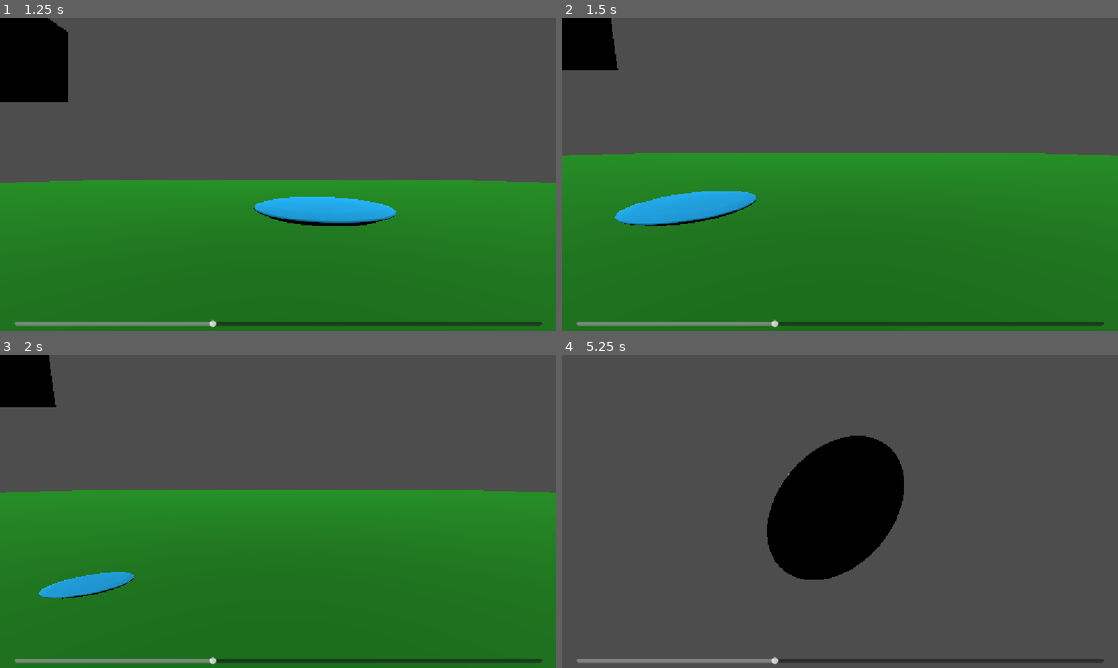
Above: before the commit, frames 1-4 (two rows, left to right).
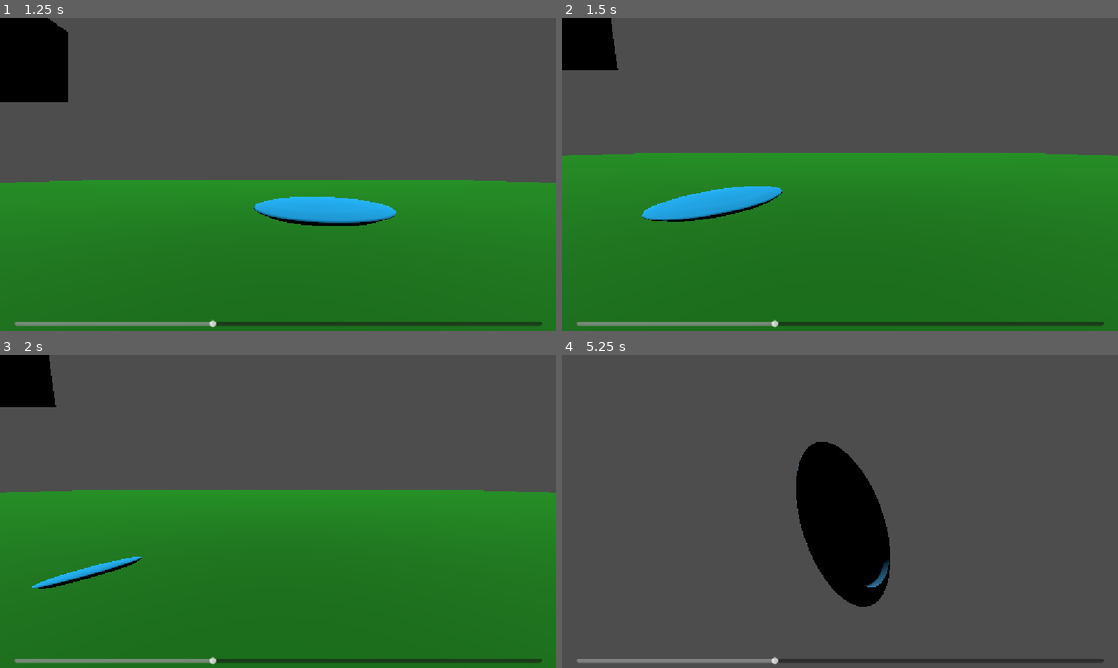
Above: after the commit, the same moments.

Repository: PastarDev/godot-disc-golf
Game: Godot game, scene res://main.tscn
Same seed, same stepped clock (60 frames per second), same inputs: the game is played once before the commit and once after it.
Inputs (mouse positions are in pixels of both pictures, inside the frame that each line leads up to):
- Up to frame 1 (1.25 s): tap Enter at 0.5 s; move the mouse to (400, 158) at 0.52 s; press the mouse at (400, 158) at 0.53 s
- Up to frame 2 (1.5 s): tap Space at 1.25 s; move the mouse to (728, 190) at 1.27 s; release the mouse at (728, 190) at 1.28 s; tap S (cam_down) at 1.35 s
- Up to frame 3 (2 s): click (166, 527) at 1.55 s
- Up to frame 4 (5.25 s): move the mouse to (895, 442) at 2.02 s; hold A (cam_left) 2.03-2.78 s; click (895, 442) at 2.3 s; move the mouse to (812, 574) at 2.77 s; tap D (cam_right) at 2.85 s; click (812, 574) at 3.05 s; move the mouse to (1006, 558) at 3.52 s; hold W (cam_up) 3.53-4.28 s; click (1006, 558) at 3.8 s; move the mouse to (673, 464) at 4.27 s; click (673, 464) at 4.35 s; tap Enter at 5 s; move the mouse to (867, 511) at 5.02 s; press the mouse at (867, 511) at 5.03 s; tap E (hold_disc) at 5.1 s

Frame 1 is identical in both runs. In frame 2, 1.1% of the frame differs, in the area x 9-40%, y 53-67%; in frame 3, 1.3%; in frame 4, 4.9%, in the area x 36-62%, y 25-81%.

Commit message:
added turn and fade

Diff:
--- a/holdDisc.gd
+++ b/holdDisc.gd
@@ -7,6 +7,7 @@
 var delayed_drag = []
 var is_holding: bool = true
 var hold_disabled: bool = false
+var flight_time : int = 0
 
 #using flight numbers of a tbird for testing
 @export var speed : float = 7.0
@@ -33,6 +34,7 @@
 
 		target_pos.y -= 0.25
 
+		flight_time = 0
 		var to_target = target_pos - global_position
 
 		state.angular_velocity = -global_rotation * 5
@@ -56,6 +58,7 @@
 			is_holding = false
 			var drag_distance = abs(delayed_drag[0] - delayed_drag[4])
 			gravity_scale = 1
+			flight_time = 1
 			var direction_offset = -cam_transform.basis.x*0.65 + (cam_transform.basis.x * mouse_pos.x / 900)
 			var direction = -camera.global_transform.basis.z + camera.global_transform.basis.y / 30 + direction_offset
 			direction.y += 0.2
@@ -87,8 +90,13 @@
 	delayed_drag.push_front(mouse_pos)
 	while len(delayed_drag) >= 6:
 		delayed_drag.remove_at(-1)
-	if not is_holding:
-		linear_velocity.x *= 0.97
-		linear_velocity.z *= 0.97
-		constant_force.y = -(linear_velocity.x + linear_velocity.z) / (120 - glide * 5)
-		print(-(linear_velocity.x + linear_velocity.z) / 100)
+	if not is_holding and flight_time >= 1:
+		flight_time += 1
+		linear_velocity.x *= 0.99
+		linear_velocity.z *= 0.99
+		constant_force.y = -(linear_velocity.x + linear_velocity.z) / (100 - glide * 8)
+		if global_rotation_degrees.z < 40 and global_rotation_degrees.z > -40 and global_position.y > 0.5:
+			rotation_degrees.z += 10 / clamp(abs(linear_velocity.x + linear_velocity.z), 2, 12 - speed) + flight_time/ 10
+			rotation_degrees.z -= abs(linear_velocity.x + linear_velocity.z) / clamp(speed, 5, 15)
+			var fade = -rotation_degrees.z / 40
+			linear_velocity += global_transform.basis.x * fade
